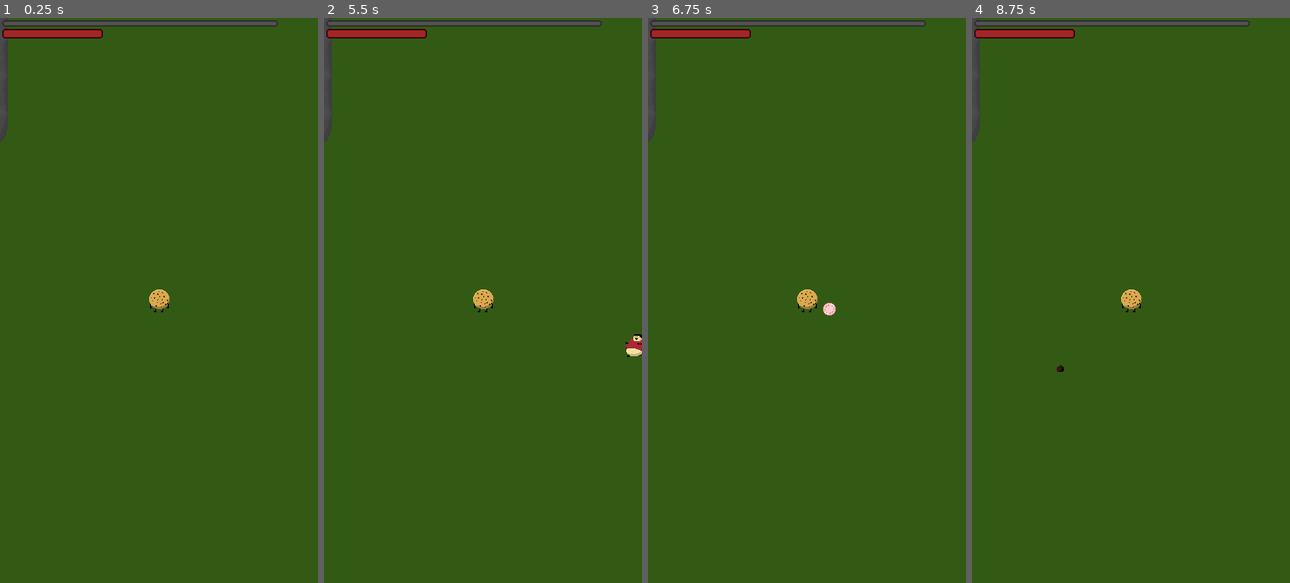
Above: before the commit, frames 1-4 (left to right).
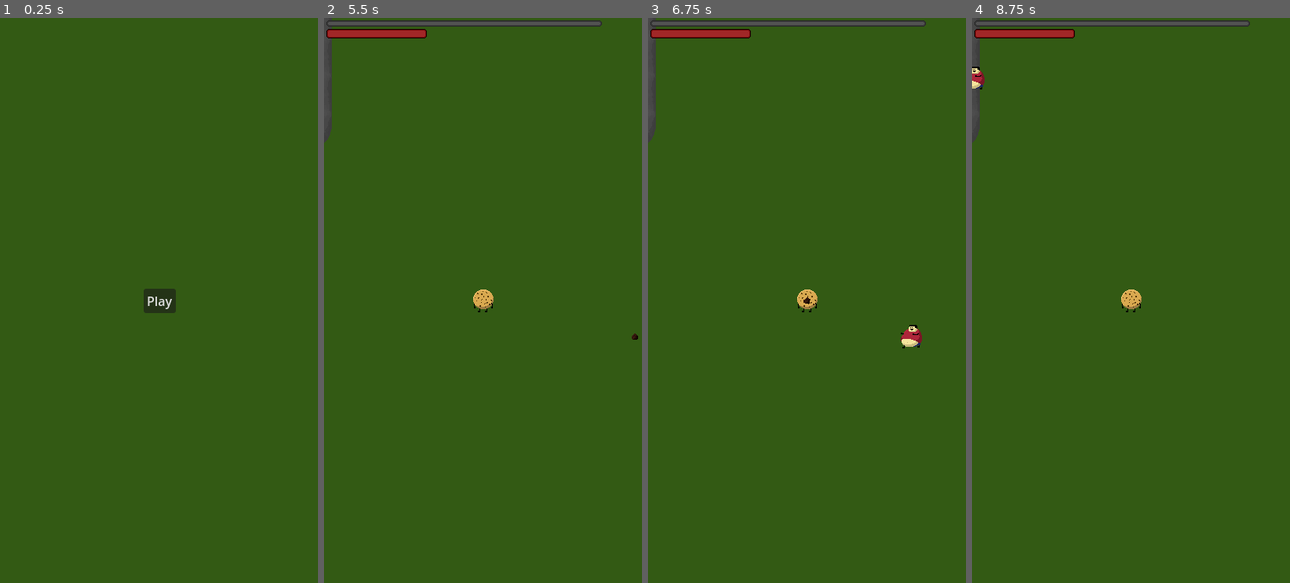
Above: after the commit, the same moments.

Repository: EightLimbed/Tasty-Terminator
Game: Godot game, scene res://Main Menu/LevelSelect/LevelSelect.tscn
The game is run twice, just before and just after one commit, with the same random seed, the same clock (stepped at 60 frames per second) and the same inputs. Before the commit the project starts from res://Game/Game.tscn.
Inputs (mouse positions are in pixels of both pictures, inside the frame that each line leads up to):
- Up to frame 1 (0.25 s): no input
- Up to frame 2 (5.5 s): click (483, 300) at 0.5 s, where only the run after the commit has a clickable "Play"; tap Enter at 1.25, 4.25 s; move the mouse to (552, 272) at 1.27 s; hold Right (ui_right) 1.28-2.03 s; tap Space at 2, 5 s; move the mouse to (419, 328) at 2.02 s; hold Down (ui_down) 2.03-2.78 s; move the mouse to (514, 176) at 2.77 s; hold Right (ui_right) 2.78-3.53 s; move the mouse to (467, 413) at 3.52 s; hold Up (ui_up) 3.53-4.28 s; move the mouse to (578, 385) at 4.27 s; hold Left (ui_left) from 4.28 s (still down); move the mouse to (387, 215) at 5.02 s
- Up to frame 3 (6.75 s): move the mouse to (822, 300) at 5.77 s; release Left (ui_left) at 5.78 s; hold Down (ui_down) 5.78-6.53 s; move the mouse to (759, 159) at 6.52 s; hold Right (ui_right) from 6.53 s (still down)
- Up to frame 4 (8.75 s): move the mouse to (1200, 272) at 7.27 s; release Right (ui_right) at 7.28 s; hold Up (ui_up) 7.28-8.03 s; tap Enter at 8 s; move the mouse to (1067, 328) at 8.02 s; hold Right (ui_right) from 8.03 s (still down)

The runs differ from the first frame. In frame 1, 2.4% of the frame differs, in the area x 0-88%, y 0-53%; in frame 2, 0.2%; in frame 3, 0.3%; in frame 4, 0.2%.

Commit message:
Tweaked XP Speeds and Added Level Select Infastructure

Diff:
--- a/Enemies/DeathEffect.gd
+++ b/Enemies/DeathEffect.gd
@@ -7,7 +7,7 @@
 func _physics_process(delta: float):
 	if activated:
 		var goal = player.global_position
-		velocity = (global_position.distance_to(goal)*300+10000)*global_position.direction_to(goal)*delta
+		velocity = (global_position.distance_to(goal)*400+40000)*global_position.direction_to(goal)*delta
 		if global_position.distance_to(goal) < 16:
 			queue_free()
 			player.update_experience(experience)
--- a/Game/Game.gd
+++ b/Game/Game.gd
@@ -7,7 +7,7 @@
 var enemy = preload("res://Enemies/Enemy.tscn")
 var random = RandomNumberGenerator.new()
 var wave : int = 1
-var world_profile : World = preload("res://World/Resources/NewYork.tres")
+var world_profile : World
 
 # Called when the node enters the scene tree for the first time.
 func _ready():
--- /dev/null
+++ b/Main Menu/LevelSelect/LevelSelect.gd
@@ -0,0 +1,17 @@
+extends Control
+
+@onready var game = preload("res://Game/Game.tscn").instantiate()
+
+# Called when the node enters the scene tree for the first time.
+func _ready() -> void:
+	game.world_profile = load("res://World/Resources/NewYork.tres")
+
+
+# Called every frame. 'delta' is the elapsed time since the previous frame.
+func _process(delta: float) -> void:
+	pass
+
+
+func _on_play_pressed() -> void:
+	get_tree().root.add_child(game)
+	queue_free()
--- /dev/null
+++ b/Main Menu/LevelSelect/LevelSelect.tscn
@@ -0,0 +1,36 @@
+[gd_scene load_steps=2 format=3 uid="uid://dlsxkapbmu8a5"]
+
+[ext_resource type="Script" path="res://Main Menu/LevelSelect/LevelSelect.gd" id="1_27tcj"]
+
+[node name="MainMenu" type="Control"]
+layout_mode = 3
+anchors_preset = 8
+anchor_left = 0.5
+anchor_top = 0.5
+anchor_right = 0.5
+anchor_bottom = 0.5
+offset_left = -20.0
+offset_top = -20.0
+offset_right = 20.0
+offset_bottom = 20.0
+grow_horizontal = 2
+grow_vertical = 2
+script = ExtResource("1_27tcj")
+
+[node name="Play" type="Button" parent="."]
+texture_filter = 1
+layout_mode = 1
+anchors_preset = 8
+anchor_left = 0.5
+anchor_top = 0.5
+anchor_right = 0.5
+anchor_bottom = 0.5
+offset_left = -20.5
+offset_top = -15.5
+offset_right = 20.5
+offset_bottom = 15.5
+grow_horizontal = 2
+grow_vertical = 2
+text = "Play"
+
+[connection signal="pressed" from="Play" to="." method="_on_play_pressed"]
--- a/project.godot
+++ b/project.godot
@@ -11,7 +11,7 @@
 [application]
 
 config/name="Tasty Terminator"
-run/main_scene="res://Game/Game.tscn"
+run/main_scene="res://Main Menu/LevelSelect/LevelSelect.tscn"
 config/features=PackedStringArray("4.3", "Forward Plus")
 boot_splash/bg_color=Color(1, 1, 1, 1)
 boot_splash/image="res://Enemies/Art/ed/ed-0.png"
